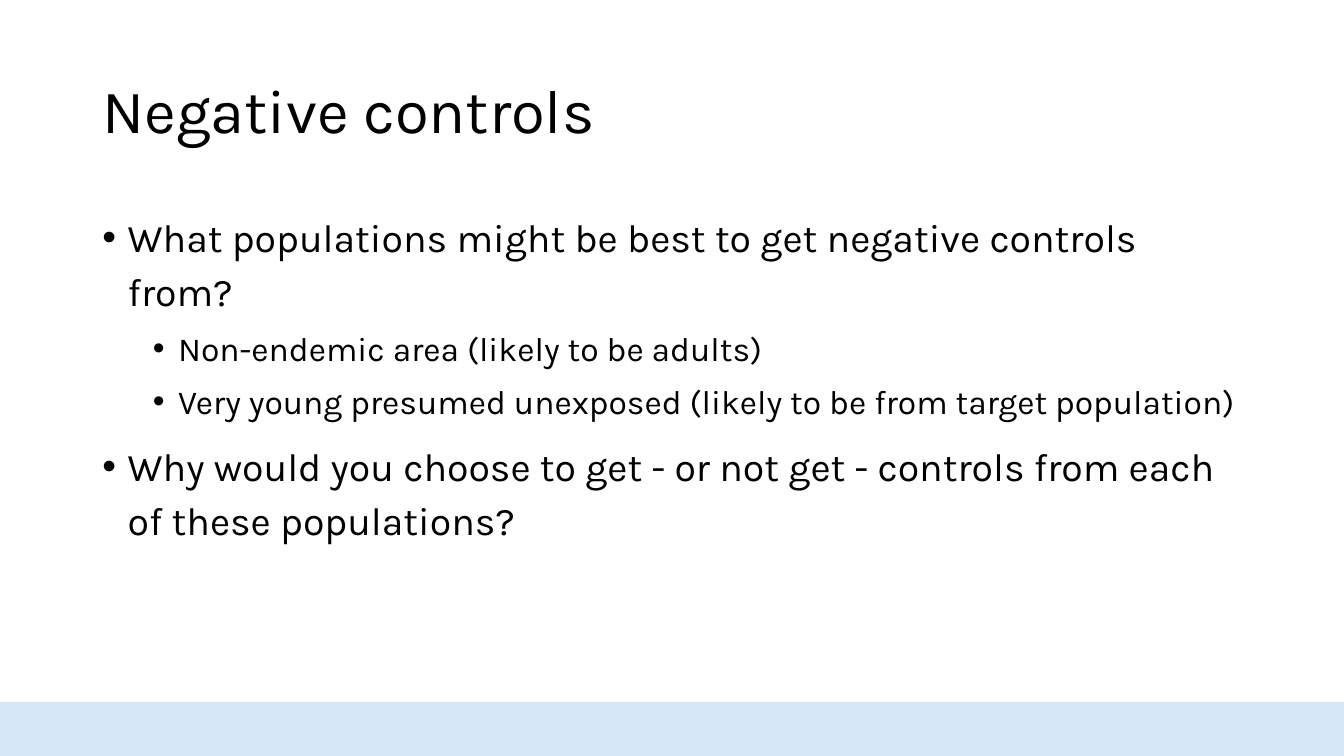
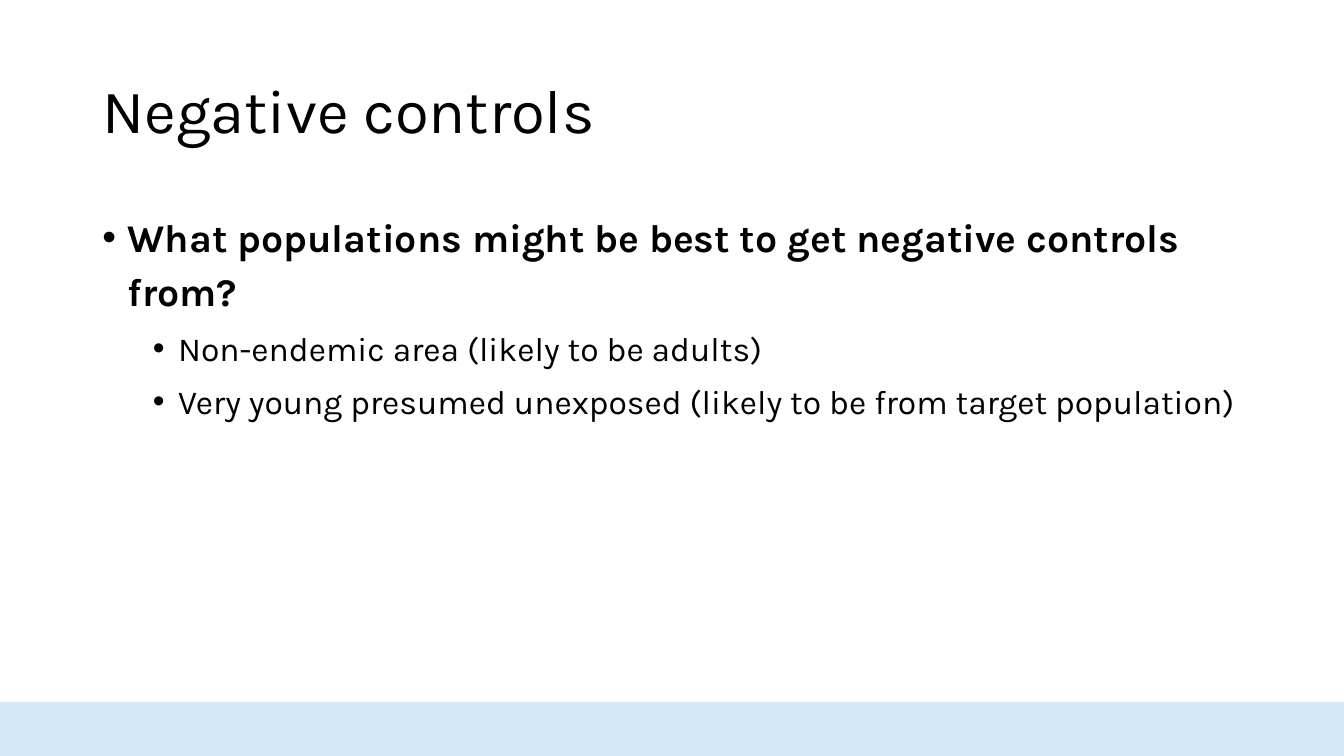
Before and after one commit to HopkinsIDD/seroanalytics_workshop, a slide deck: slide 26 of Lecture 3/Lecture 3 draft v2.pptx. Drawn at 1344x756 pixels with LibreOffice and Linux fonts; fonts in the diff are those of the drawing; background and template pictures are left out. Boxes give left, top, right and bottom in pixels: in the first picture for what was removed or moved away, otherwise in the second. Text is boxed around its words. In the diff, an @@ line names an element or a change of style, - is before the commit and + after.

```diff
--- a/Lecture 3/Lecture 3 draft v2.pptx
+++ b/Lecture 3/Lecture 3 draft v2.pptx
@@ text at [128,224,1179,307]: bold on in "What populations might be best to get ..." @@
@@ text at [128,454,1215,545]: paragraph removed @@
-• Why would you choose to get - or not get - controls from each of these populations?
```
Also in this commit, not shown: 23 other slides changed, 1 slide added, 2 other files.
